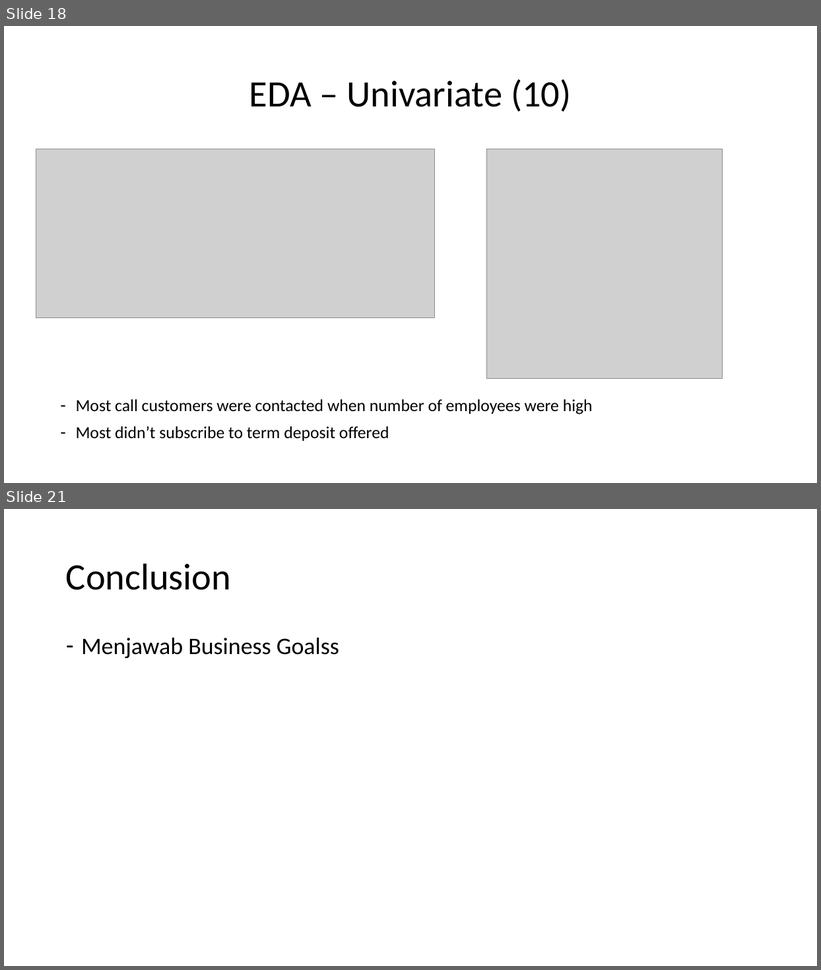
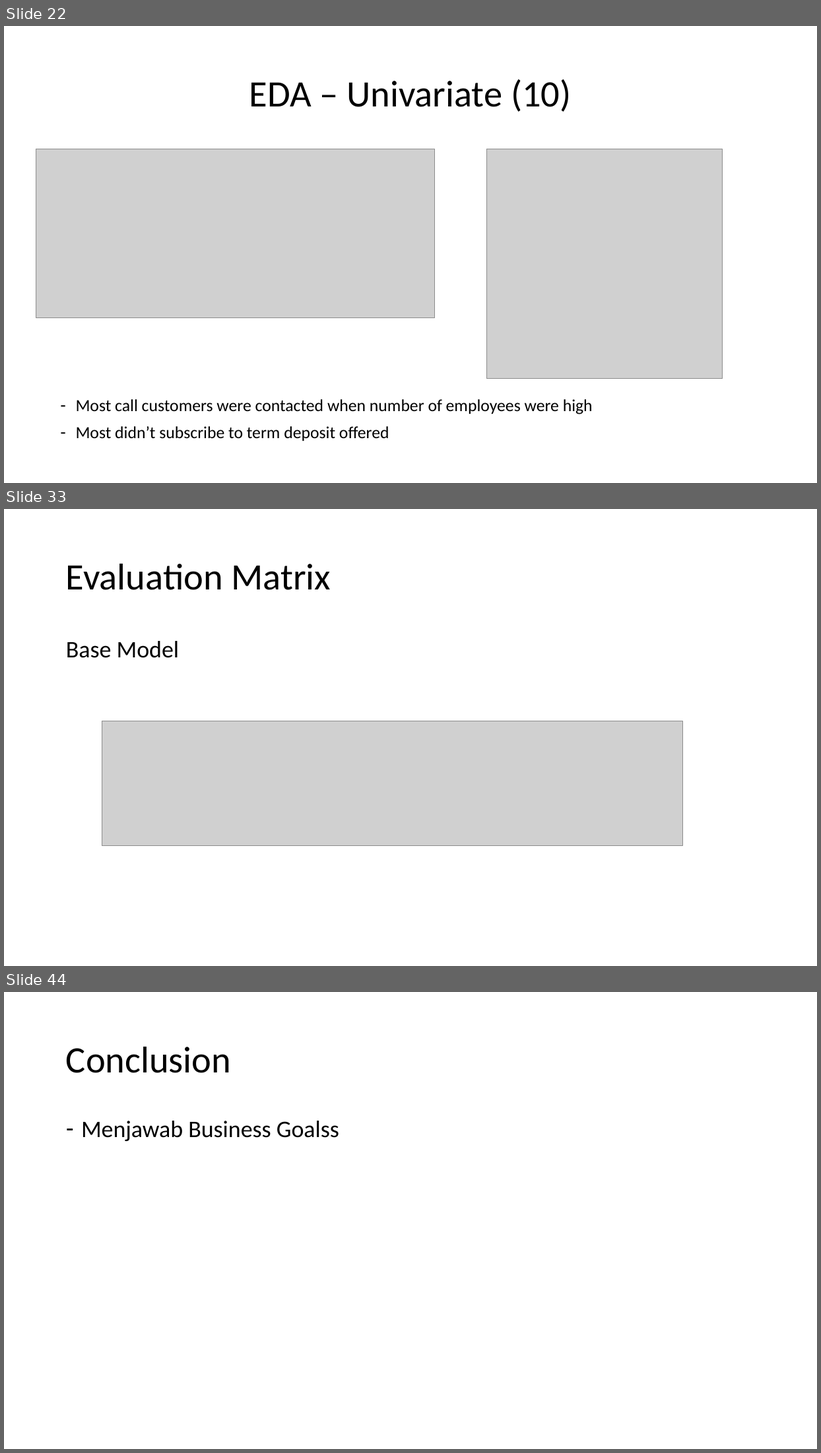
Before and after one commit to abdullahayas123/Tes-Model-Marketing-Scipy, a slide deck: Presentation.pptx. Shown one above the other, each under a label of ours: slides 18 and 21 before the commit, slides 22, 33 and 44 after it; the slides between them are not shown. The pictures are 821x970 and 821x1453 pixels, drawn with LibreOffice and Linux fonts; fonts in the diff are those of the drawing; grey boxes stand for pictures. Boxes give left, top, right and bottom in pixels: in the first picture for what was removed or moved away, otherwise in the second. Text is boxed around its words. In the diff, an @@ line names an element or a change of style, - is before the commit and + after.

```diff
--- a/Presentation.pptx
+++ b/Presentation.pptx
@@ slide 33 added at (x1=4, y1=509, x2=817, y2=966), background #FFFFFF @@
@@ title added at (x1=66, y1=563, x2=331, y2=590), 44 pt, text #000000 @@
+Evaluation Matrix
@@ text added at (x1=66, y1=641, x2=180, y2=658), 28 pt, text #000000 @@
+Base Model
@@ picture added at (x1=102, y1=722, x2=683, y2=846) @@
@@ what was slide 18 is now slide 22 @@
@@ what was slide 21 is now slide 44 @@
```
Also in this commit, not shown: 2 slides changed, 24 other slides added, 2 slides removed.
